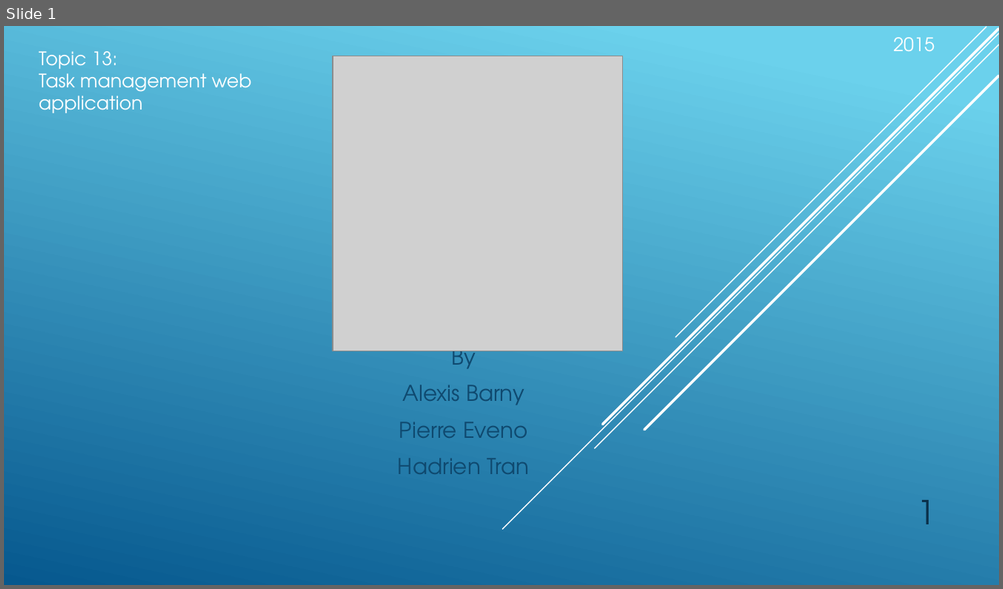
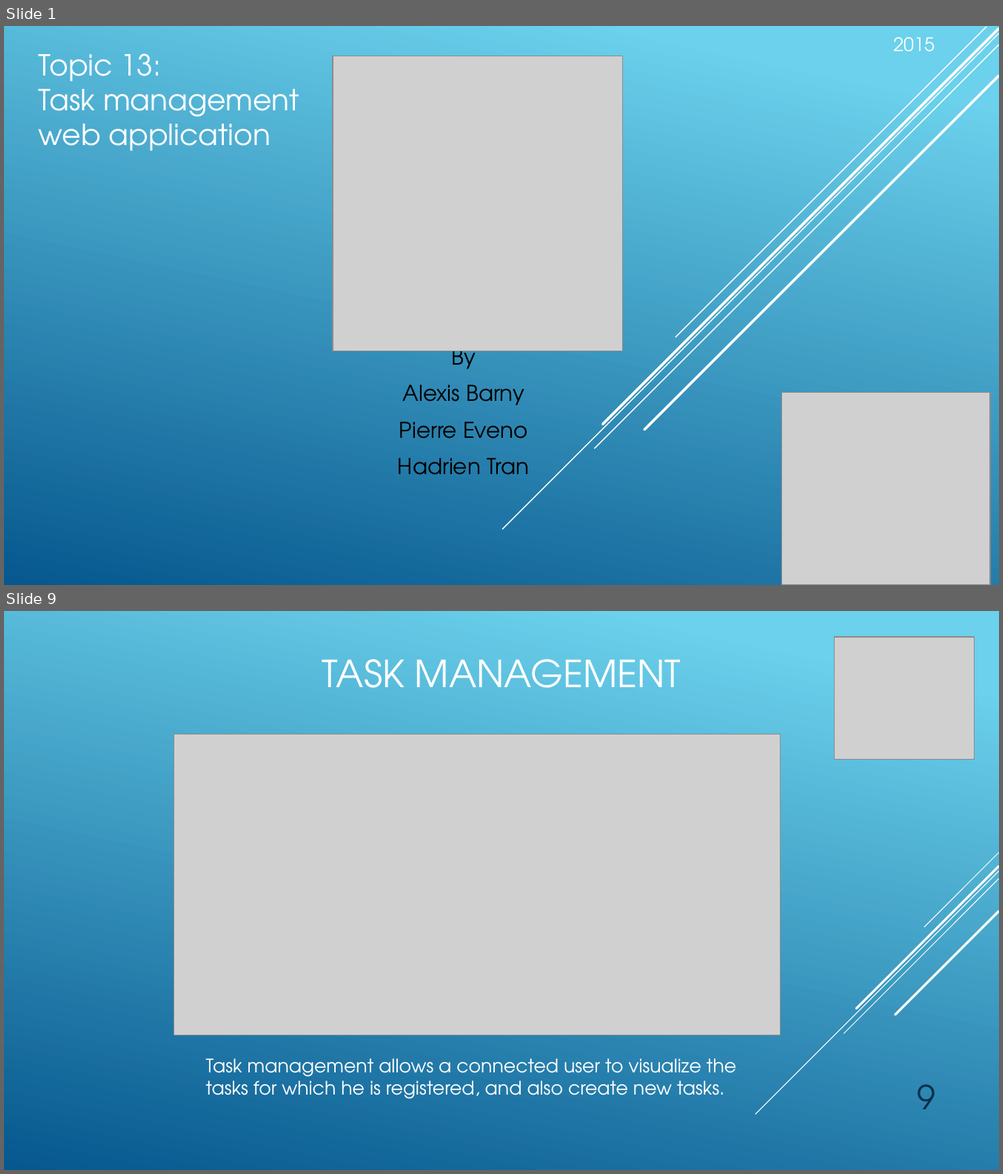
Before and after one commit to abarny/PTDawinSujet13, a slide deck: TeamShare.pptx. Shown one above the other, each under a label of ours: slide 1 before the commit, slides 1 and 9 after it; the slides between them are not shown. The pictures are 1003x589 and 1003x1174 pixels, drawn with LibreOffice and Linux fonts; fonts in the diff are those of the drawing; grey boxes stand for pictures. Boxes give left, top, right and bottom in pixels: in the first picture for what was removed or moved away, otherwise in the second. Text is boxed around its words. In the diff, an @@ line names an element or a change of style, - is before the commit and + after.

```diff
--- a/TeamShare.pptx
+++ b/TeamShare.pptx
@@ slide 9 added at (4, 611, 999, 1170), background gradient #6ED2EB to #06588E @@
@@ picture added at (834, 637, 974, 760) @@
@@ title added at (322, 659, 680, 688), 36 pt, text #FFFFFF @@
+TASK MANAGEMENT
@@ picture added at (174, 734, 780, 1036) @@
@@ group added at (755, 853, 999, 1115): 5 lines @@
@@ text added at (206, 1059, 736, 1099), 18 pt, text #FFFFFF @@
+Task management allows a connected user to visualize the tasks for which he is registered, and also create new tasks.
@@ page number added at (916, 1085, 935, 1110), 32 pt, text #0A304A @@
+9
@@ slide 1 changed as well @@
@@ text "Topic 13:" at (39, 53, 299, 151): size 18 to 28 pt @@
@@ subtitle "By" at (398, 343, 529, 475): text colour #0F496F to #000000 @@
@@ picture added at (782, 393, 990, 585) @@
@@ page number removed at (916, 500, 935, 525) @@
-1
```
Also in this commit, not shown: 3 other slides changed, 12 other slides added, 12 slides removed.
